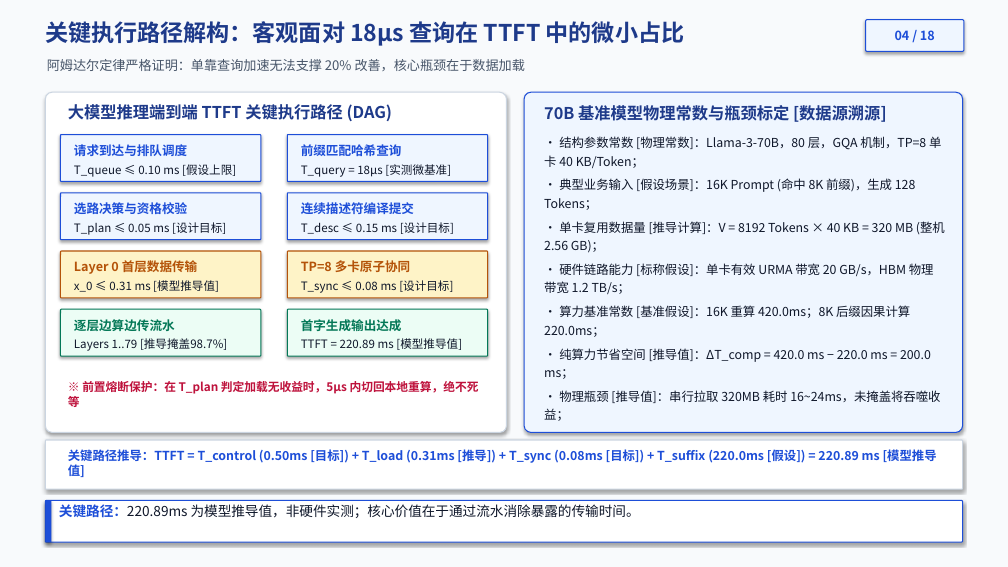
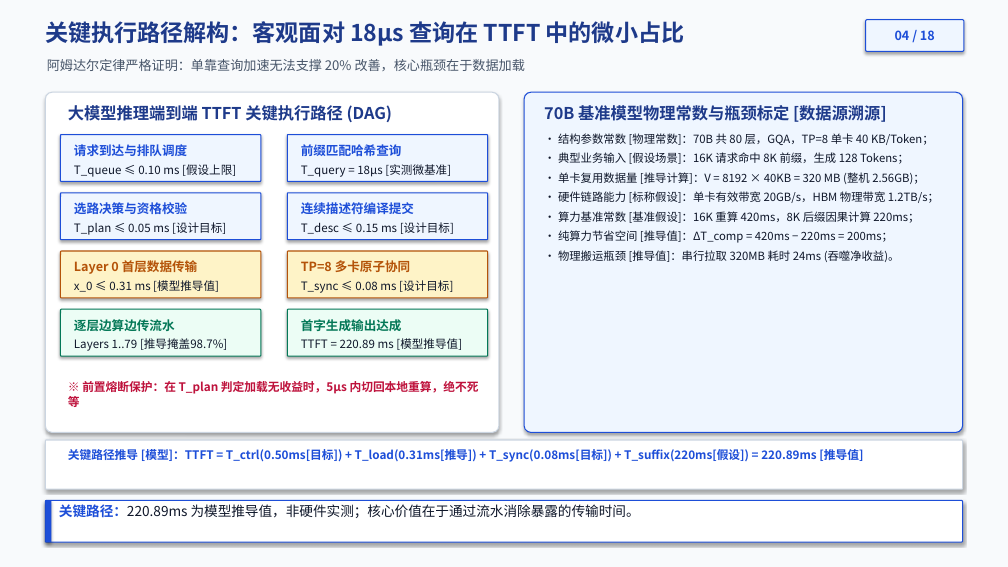
Before and after one commit to stonetree/reports, a slide deck: slide 4 of kvcache/unified_kv_memory/立项汇报PPTX/推理性能理论论证_20260907_Luna/统一异构KVCache存储池_推理性能理论论证_KPCL_20260908_v3_文风修订_预审版.pptx. Drawn at 1008x567 pixels with LibreOffice and Linux fonts; fonts in the diff are those of the drawing. Boxes give left, top, right and bottom in pixels: in the first picture for what was removed or moved away, otherwise in the second. Text is boxed around its words. In the diff, an @@ line names an element or a change of style, - is before the commit and + after.

```diff
--- a/kvcache/unified_kv_memory/立项汇报PPTX/推理性能理论论证_20260907_Luna/统一异构KVCache存储池_推理性能理论论证_KPCL_20260908_v3_文风修订_预审版.pptx
+++ b/kvcache/unified_kv_memory/立项汇报PPTX/推理性能理论论证_20260907_Luna/统一异构KVCache存储池_推理性能理论论证_KPCL_20260908_v3_文风修订_预审版.pptx
@@ rounded rectangle: place and size @@
-rounded rectangle at [45, 92, 507, 433]
+rounded rectangle at [45, 92, 499, 433]
@@ text at [558, 133, 939, 262]: text changed; size 11.8 to 10.8 pt @@
-• 结构参数常数 [物理常数]：Llama-3-70B，80 层，GQA 机制，TP=8 单卡 40 KB/Token；
-• 典型业务输入 [假设场景]：16K Prompt (命中 8K 前缀)，生成 128 Tokens；
-• 单卡复用数据量 [推导计算]：V = 8192 Tokens × 40 KB = 320 MB (整机 2.56 GB)；
-• 硬件链路能力 [标称假设]：单卡有效 URMA 带宽 20 GB/s，HBM 物理带宽 1.2 TB/s；
-• 算力基准常数 [基准假设]：16K 重算 420.0ms；8K 后缀因果计算 220.0ms；
-• 纯算力节省空间 [推导值]：ΔT_comp = 420.0 ms − 220.0 ms = 200.0 ms；
-• 物理瓶颈 [推导值]：串行拉取 320MB 耗时 16~24ms，未掩盖将吞噬收益；
+• 结构参数常数 [物理常数]：70B 共 80 层，GQA，TP=8 单卡 40 KB/Token；
+• 典型业务输入 [假设场景]：16K 请求命中 8K 前缀，生成 128 Tokens；
+• 单卡复用数据量 [推导计算]：V = 8192 × 40KB = 320 MB (整机 2.56GB)；
+• 硬件链路能力 [标称假设]：单卡有效带宽 20GB/s，HBM 物理带宽 1.2TB/s；
+• 算力基准常数 [基准假设]：16K 重算 420ms，8K 后缀因果计算 220ms；
+• 纯算力节省空间 [推导值]：ΔT_comp = 420ms − 220ms = 200ms；
+• 物理搬运瓶颈 [推导值]：串行拉取 320MB 耗时 24ms (吞噬净收益)。
@@ text at [68, 447, 863, 463]: text changed; size 11.8 to 11.2 pt @@
-关键路径推导：TTFT = T_control (0.50ms [目标]) + T_load (0.31ms [推导]) + T_sync (0.08ms [目标]) + T_suffix (220.0ms [假设]) = 220.89 ms [模型推导值]
+关键路径推导 [模型]：TTFT = T_ctrl(0.50ms[目标]) + T_load(0.31ms[推导]) + T_sync(0.08ms[目标]) + T_suffix(220ms[假设]) = 220.89ms [推导值]
```
Also in this commit, not shown: 11 other slides changed, 1 other file.
